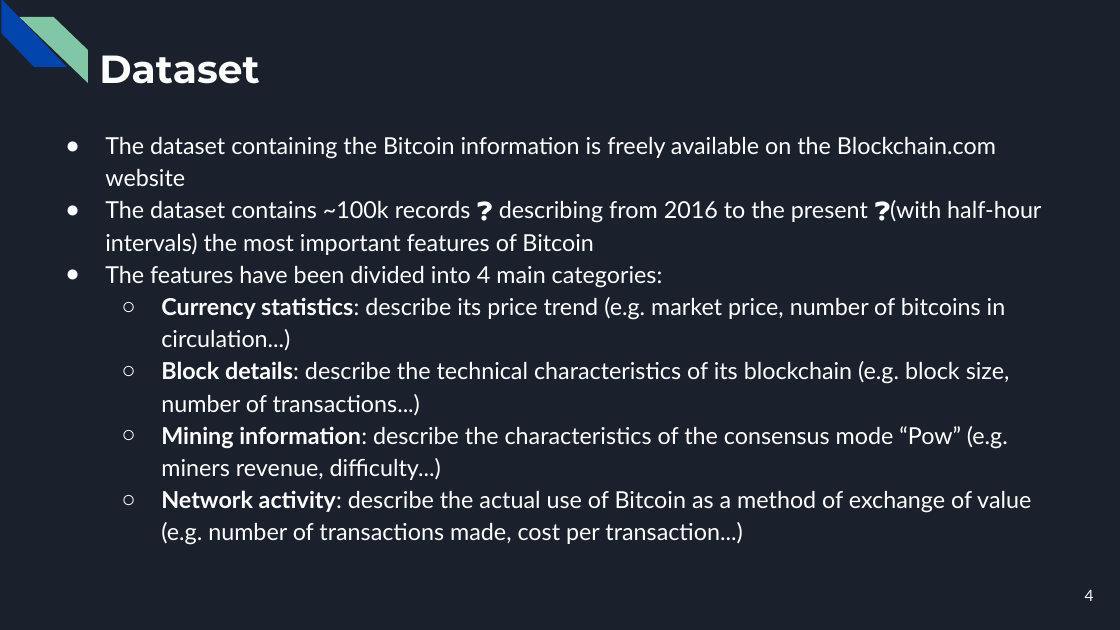
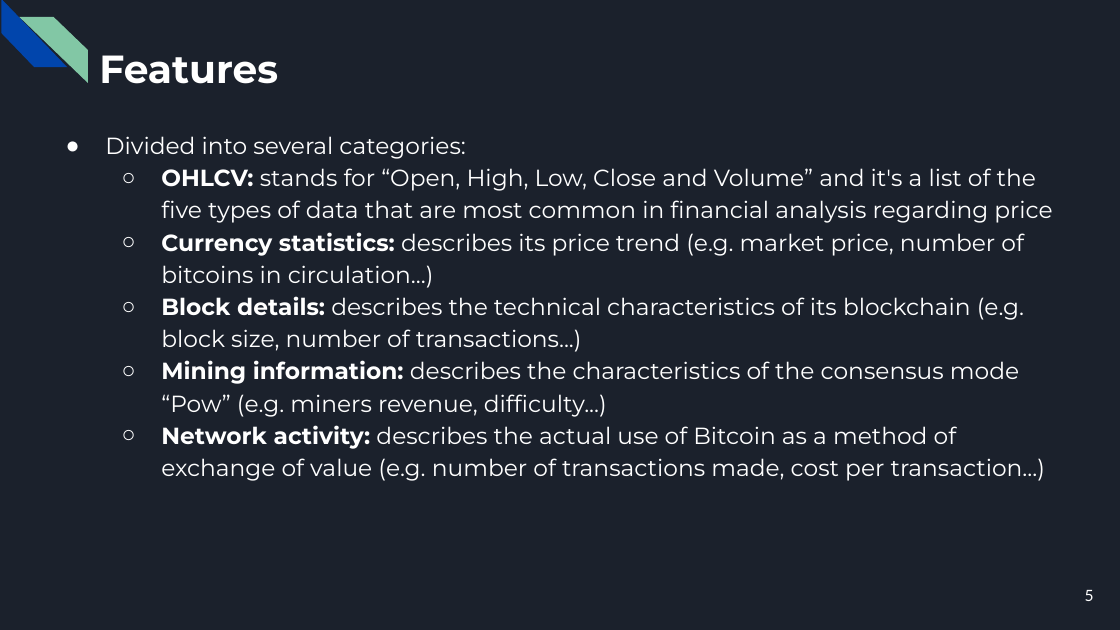
Before and after one commit to CorsiDanilo/bitcoin-price-prediction-with-pyspark, a slide deck: slide 5 of presentation/presentation.pptx (slide 4 before the commit). Drawn at 1120x630 pixels with LibreOffice and Linux fonts; fonts in the diff are those of the drawing. Boxes give left, top, right and bottom in pixels: in the first picture for what was removed or moved away, otherwise in the second. Text is boxed around its words. In the diff, an @@ line names an element or a change of style, - is before the commit and + after.

Commit message:
Updating presentation

```diff
--- a/presentation/presentation.pptx
+++ b/presentation/presentation.pptx
@@ title at [99, 55, 278, 84]: text changed @@
-Dataset
+Features
@@ text at [105, 136, 1052, 481]: text changed; font Lato to Montserrat @@
-● The dataset containing the Bitcoin information is freely available on the Blockchain.com website
-● The dataset contains ~100k records ❓ describing from 2016 to the present ❓(with half-hour intervals) the most important features of Bitcoin
-● The features have been divided into 4 main categories:
-  ○ Currency statistics: describe its price trend (e.g. market price, number of bitcoins in circulation...)
-  ○ Block details: describe the technical characteristics of its blockchain (e.g. block size, number of transactions...)
-  ○ Mining information: describe the characteristics of the consensus mode “Pow” (e.g. miners revenue, difficulty...)
-  ○ Network activity: describe the actual use of Bitcoin as a method of exchange of value (e.g. number of transactions made, cost per transaction...)
+● Divided into several categories:
+  ○ OHLCV: stands for “Open, High, Low, Close and Volume” and it's a list of the five types of data that are most common in financial analysis regarding price
+  ○ Currency statistics: describes its price trend (e.g. market price, number of bitcoins in circulation...)
+  ○ Block details: describes the technical characteristics of its blockchain (e.g. block size, number of transactions...)
+  ○ Mining information: describes the characteristics of the consensus mode “Pow” (e.g. miners revenue, difficulty...)
+  ○ Network activity: describes the actual use of Bitcoin as a method of exchange of value (e.g. number of transactions made, cost per transaction...)
@@ page number at [1085, 590, 1094, 601]: text changed @@
-4
+5
```
Also in this commit, not shown: 5 other slides changed, 14 slides added, 8 slides removed, 2 other files.
